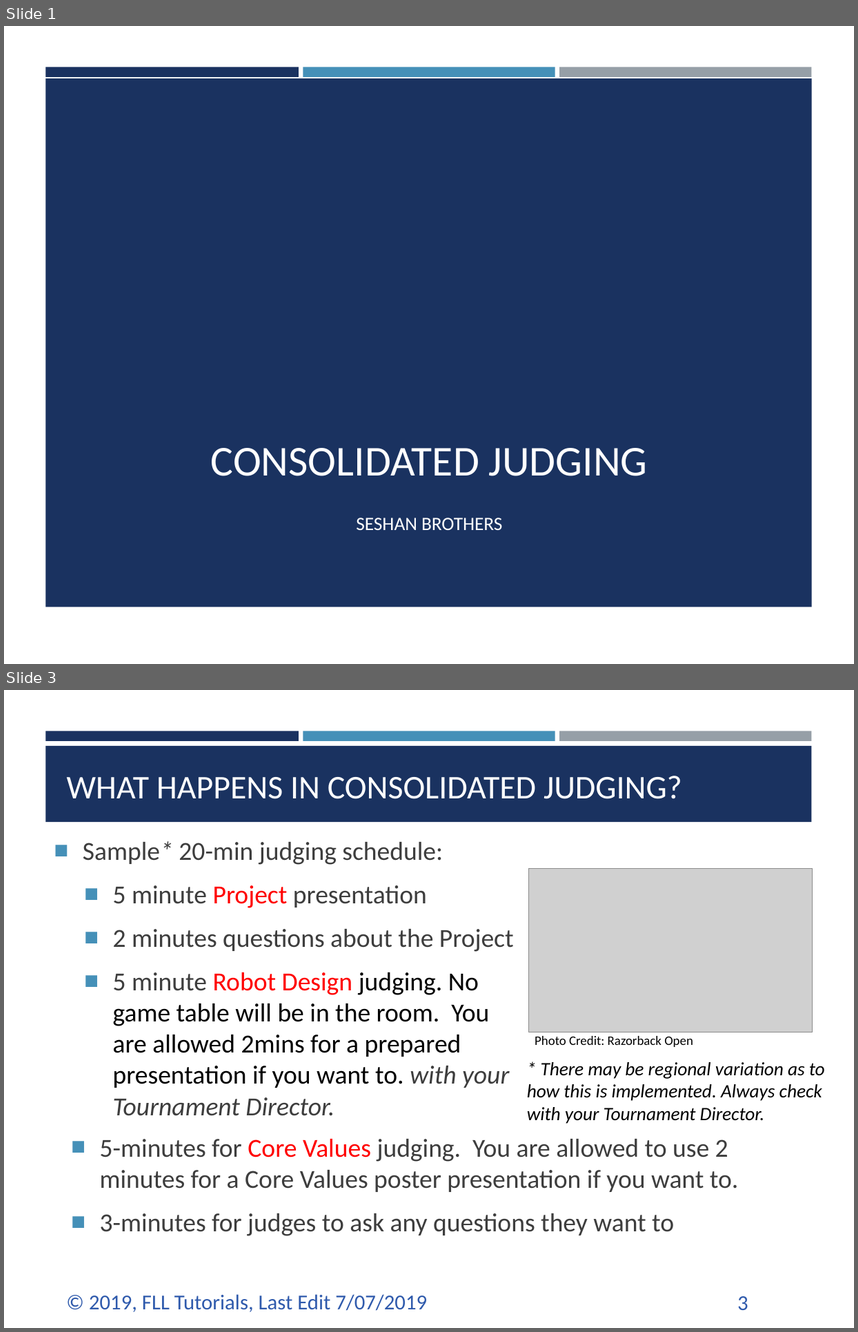
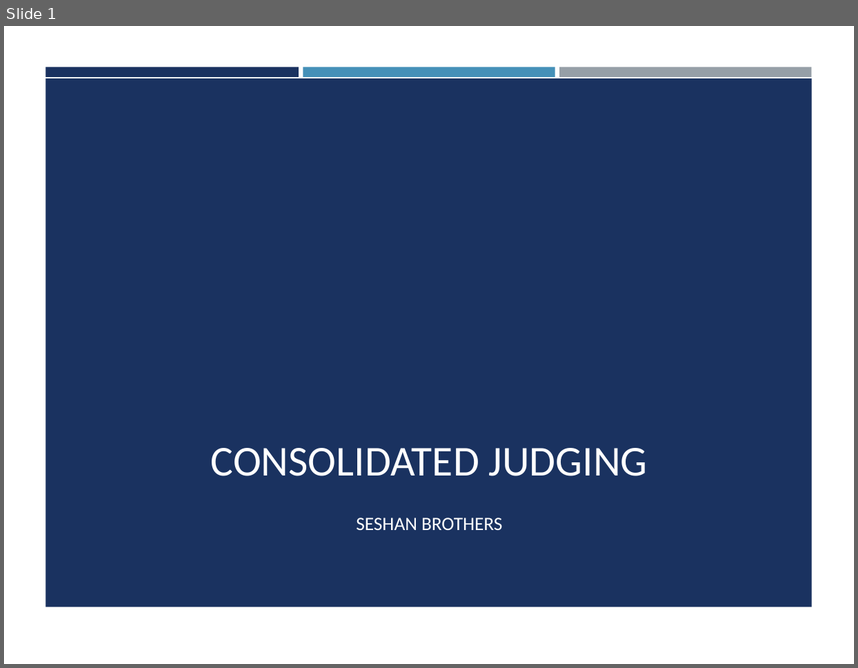
Before and after one commit to ev3lessons/FLL-Tutorials, a slide deck: translations/en-us/RobotGame/ConsolidatedJudging.pptx. Shown one above the other, each under a label of ours: slides 1 and 3 before the commit, slide 1 after it; the slides between them are not shown. The pictures are 858x1332 and 858x668 pixels, drawn with LibreOffice and Linux fonts; fonts in the diff are those of the drawing; grey boxes stand for pictures; background and template pictures are left out. Boxes give left, top, right and bottom in pixels: in the first picture for what was removed or moved away, otherwise in the second. Text is boxed around its words. In the diff, an @@ line names an element or a change of style, - is before the commit and + after.

Commit message:
Updated Robot Design Lessons

```diff
--- a/translations/en-us/RobotGame/ConsolidatedJudging.pptx
+++ b/translations/en-us/RobotGame/ConsolidatedJudging.pptx
@@ slide 3 removed at <box>4,690,854,1328</box>, background #FFFFFF; not listed: 3 template elements that a slide beside it also shows @@
@@ rectangle removed at <box>45,746,811,822</box> @@
@@ title removed at <box>67,776,682,799</box> @@
-WHAT HAPPENS IN CONSOLIDATED JUDGING?
@@ text removed at <box>83,841,514,1116</box> @@
-■ Sample* 20-min judging schedule:
-  ■ 5 minute Project presentation
-  ■ 2 minutes questions about the Project
-  ■ 5 minute Robot Design judging. No game table will be in the room. You are allowed 2mins for a prepared presentation if you want to. with your Tournament Director.
@@ picture removed at <box>528,869,813,1032</box> @@
@@ text removed at <box>535,1036,693,1047</box> @@
-Photo Credit: Razorback Open
@@ text removed at <box>527,1062,825,1123</box> @@
-* There may be regional variation as to how this is implemented. Always check with your Tournament Director.
@@ text removed at <box>100,1138,739,1236</box> @@
-  ■ 5-minutes for Core Values judging. You are allowed to use 2 minutes for a Core Values poster presentation if you want to.
-  ■ 3-minutes for judges to ask any questions they want to
@@ text removed at <box>89,1294,427,1312</box> @@
-© 2019, FLL Tutorials, Last Edit 7/07/2019
@@ page number removed at <box>737,1296,749,1310</box> @@
-3
```
Also in this commit, not shown: 4 slides changed, 2 slides added, 1 other slide removed, 13 other files.
